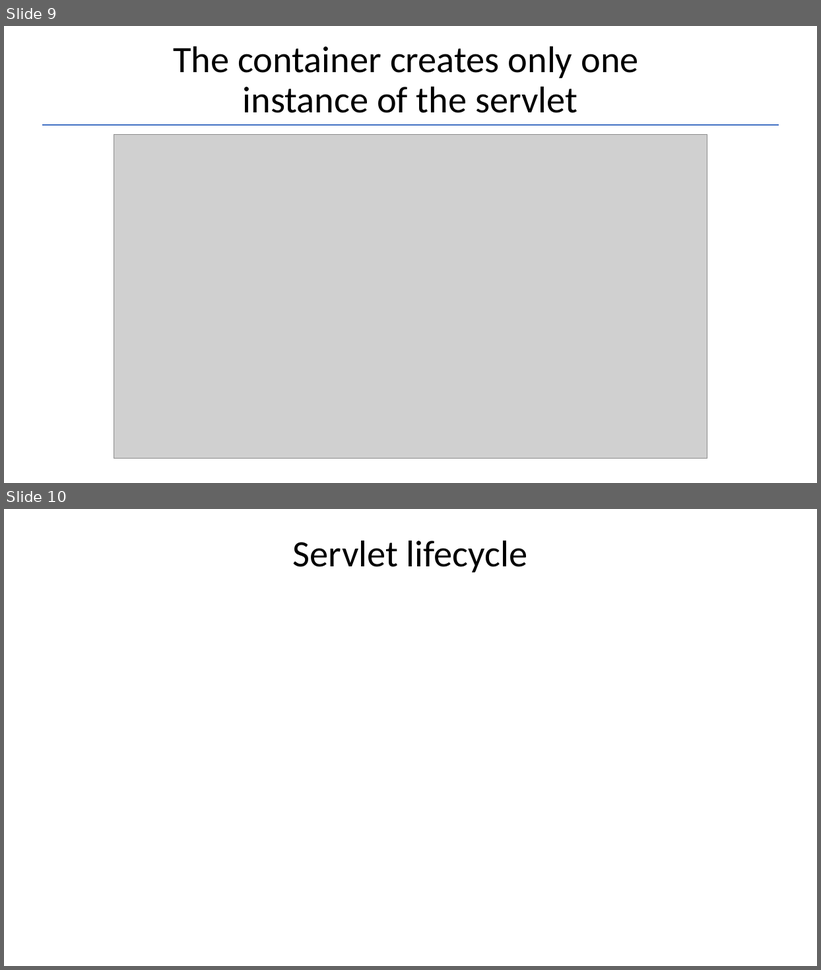
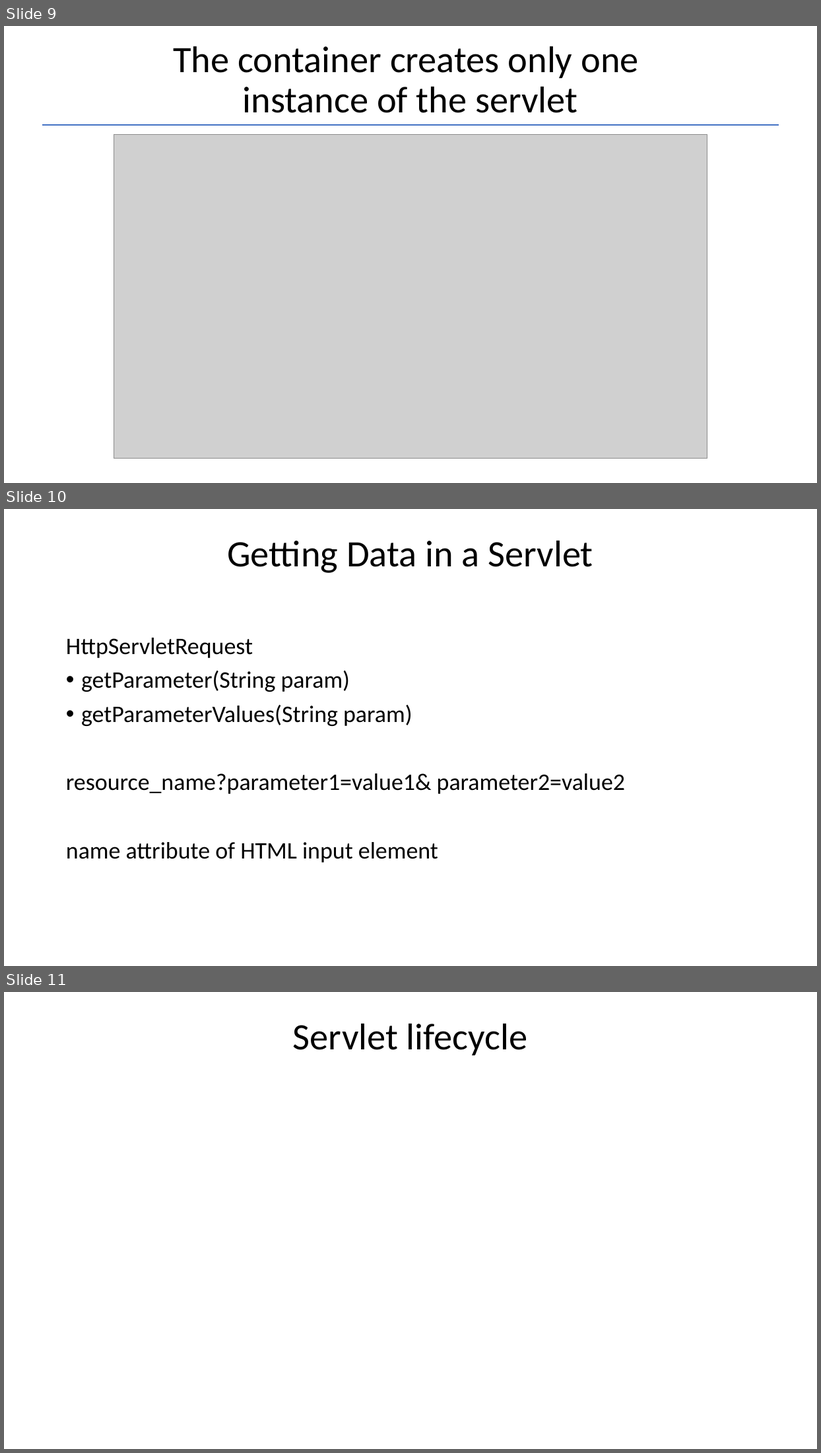
Before and after one commit to Garnik94/Levelup_presentations, a slide deck: Servlet/Servlet_Presentation.pptx. Shown one above the other, each under a label of ours: slides 9 and 10 before the commit, slides 9, 10 and 11 after it. The pictures are 821x970 and 821x1453 pixels, drawn with LibreOffice and Linux fonts; fonts in the diff are those of the drawing; grey boxes stand for pictures. Boxes give left, top, right and bottom in pixels: in the first picture for what was removed or moved away, otherwise in the second. Text is boxed around its words. In the diff, an @@ line names an element or a change of style, - is before the commit and + after.

```diff
--- a/Servlet/Servlet_Presentation.pptx
+++ b/Servlet/Servlet_Presentation.pptx
@@ slide 10 added at [4,509,817,966], background #FFFFFF @@
@@ title added at [227,540,593,573], 44 pt, text #000000 @@
+Getting Data in a Servlet
@@ text added at [66,638,625,863], 28 pt, text #000000 @@
+HttpServletRequest
+• getParameter(String param)
+• getParameterValues(String param)
+resource_name?parameter1=value1& parameter2=value2
+name attribute of HTML input element
@@ what was slide 10 is now slide 11 @@
```
